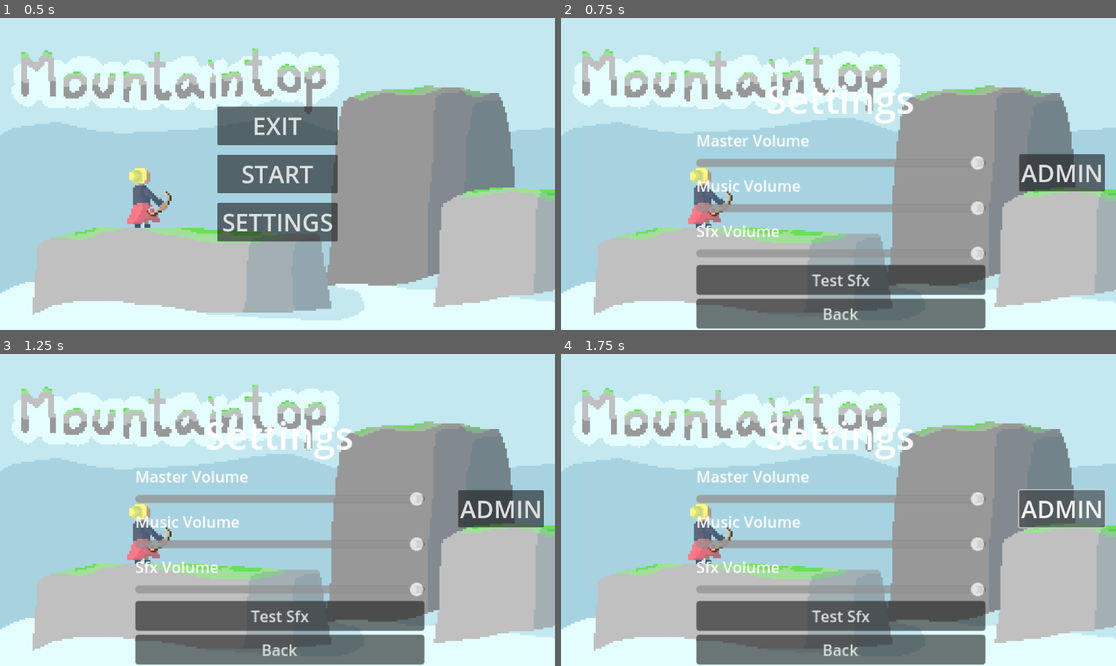
Above: before the commit, frames 1-4 (two rows, left to right).
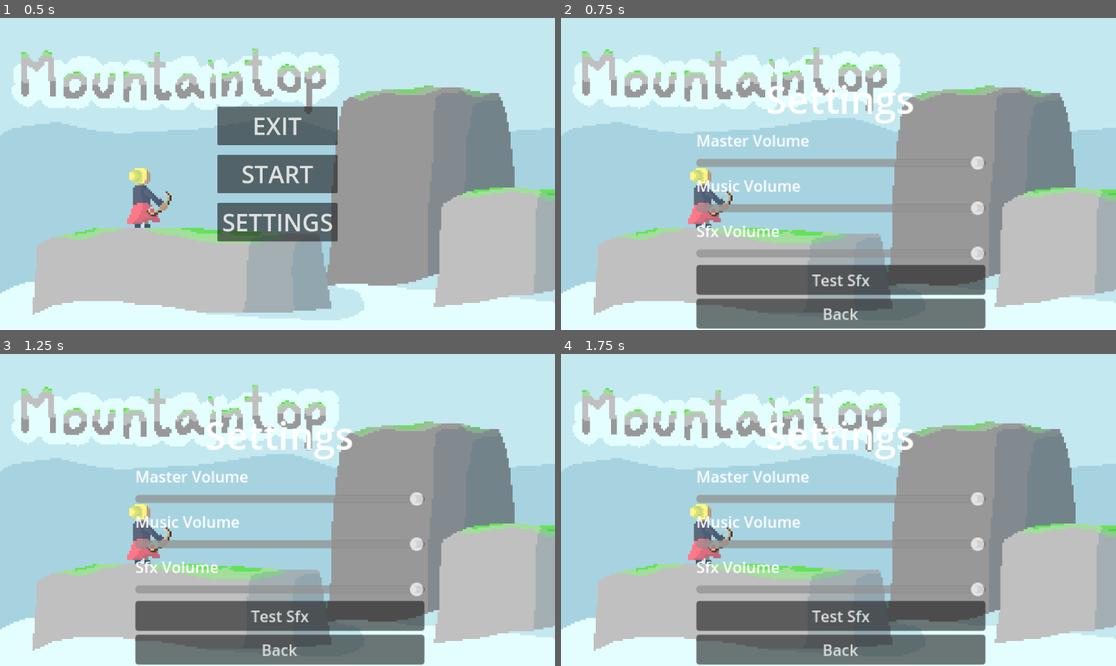
Above: after the commit, the same moments.

Repository: Kryzi/Eksamens-projekt
Game: Godot game, scene res://scenes/main_menu/main_menu.tscn
Two runs of this game, one before a commit and one after it. Both use one fixed random seed, a clock stepped at 60 frames per second and the inputs below. The engine's default icon, where the game draws it, is replaced by a stand-in: a white triangle on a blue panel in a dark square. Sound files missing from this copy of the repository are replaced by a short silence.
Inputs (mouse positions are in pixels of both pictures, inside the frame that each line leads up to; where the layout moved, square brackets give the same spot in the first picture):
- Up to frame 1 (0.5 s): no input
- Up to frame 2 (0.75 s): click "SETTINGS" at 0.5 s
- Up to frame 3 (1.25 s): no input
- Up to frame 4 (1.75 s): click (1032, 525) [1060, 510] at 1.25 s

Frame 1 is identical in both runs. In frame 2, 1.8% of the frame differs, in the area x 82-98%, y 43-56%; in frame 3, 1.8%; in frame 4, 1.9%, in the area x 82-99%, y 43-56%.

Commit message:
bill gates knap

Diff:
--- a/scenes/main/player.tscn
+++ b/scenes/main/player.tscn
@@ -24,14 +24,8 @@
 [ext_resource type="Texture2D" uid="uid://bapq1gfqn4obu" path="res://sprites/spiller/spiller-venstre_walk-1.png" id="16_xwamc"]
 [ext_resource type="Texture2D" uid="uid://bc4h84ngtv55m" path="res://sprites/spiller/spiller-venstre_walk-3.png" id="17_dhuxc"]
 [ext_resource type="PackedScene" uid="uid://bf082ldlxis2j" path="res://scenes/weapons/basic_knife/basic_knife.tscn" id="20_y8slu"]
-[ext_resource type="PackedScene" uid="uid://ca64n4anj8bud" path="res://scenes/weapons/water_staff/water_staff.tscn" id="21_ufdrw"]
 [ext_resource type="Script" path="res://scripts/ui/camera_2d.gd" id="21_xaw4o"]
 [ext_resource type="Script" path="res://scripts/weapons/reload_bar.gd" id="22_y1rj5"]
-[ext_resource type="PackedScene" uid="uid://d0v146npydiyy" path="res://scenes/weapons/boomerang/boomerang_weapon.tscn" id="23_unme0"]
-[ext_resource type="PackedScene" uid="uid://556qme2y04kq" path="res://scenes/weapons/fire_staff/fire_staff.tscn" id="25_7lfdu"]
-[ext_resource type="PackedScene" uid="uid://oruuej8gtlva" path="res://scenes/weapons/rock_guitar/rockguitar.tscn" id="26_3td7x"]
-[ext_resource type="PackedScene" uid="uid://d33m2ojb6s3r5" path="res://scenes/weapons/le/le.tscn" id="26_5rb1q"]
-[ext_resource type="PackedScene" uid="uid://c8qnpo7dkw86m" path="res://scenes/weapons/ice_cannon/ice_cannon.tscn" id="26_klgc6"]
 [ext_resource type="AudioStream" uid="uid://bpicuej6pb1f2" path="res://sounds/GedSlapSound.mp3" id="27_1juf4"]
 [ext_resource type="AudioStream" uid="uid://bdr76qsc0x73l" path="res://sounds/HitSound.mp3" id="28_dg55l"]
 
@@ -220,19 +214,6 @@
 
 [node name="BasicKnife" parent="Weapon" instance=ExtResource("20_y8slu")]
 
-[node name="rockguitar" parent="Weapon" instance=ExtResource("26_3td7x")]
-
-[node name="Le" parent="Weapon" instance=ExtResource("26_5rb1q")]
-
-[node name="IsKanon" parent="Weapon" instance=ExtResource("26_klgc6")]
-
-[node name="Water Staff" parent="Weapon" instance=ExtResource("21_ufdrw")]
-maxAmmo = 300
-
-[node name="Boomerang (weapon)" parent="Weapon" instance=ExtResource("23_unme0")]
-
-[node name="FireStaff" parent="Weapon" instance=ExtResource("25_7lfdu")]
-
 [node name="Damage" type="Area2D" parent="."]
 
 [node name="Hitbox" type="CollisionShape2D" parent="Damage"]
--- a/scenes/main_menu/settings.tscn
+++ b/scenes/main_menu/settings.tscn
@@ -1,10 +1,14 @@
-[gd_scene load_steps=6 format=3 uid="uid://c65cd31mjal7x"]
+[gd_scene load_steps=9 format=3 uid="uid://c65cd31mjal7x"]
 
 [ext_resource type="Script" path="res://scripts/main/main_menu/settings.gd" id="1_ptpxv"]
 [ext_resource type="Texture2D" uid="uid://bjwifun6vg0gl" path="res://sprites/main_menu/spiller_i_bjerglandskab.png" id="1_snejb"]
 [ext_resource type="Texture2D" uid="uid://gaccdbguqo75" path="res://sprites/main_menu/mountaintop_titel.png" id="2_7xytm"]
 [ext_resource type="AudioStream" uid="uid://dnsulxlnyiv1h" path="res://sounds/MenuMusik.mp3" id="4_ayu7r"]
 [ext_resource type="PackedScene" uid="uid://vliwu7hcfve1" path="res://scenes/main_menu/audiosetting.tscn" id="4_fw85q"]
+[ext_resource type="Texture2D" uid="uid://c0qivyuoa6e28" path="res://sprites/boss/gigaged/krop_venstre/gigaged-venstre_krop_idle-1_walk-1.png" id="6_vv258"]
+[ext_resource type="Texture2D" uid="uid://2ujos0rvxc8h" path="res://sprites/boss/gigaged/krop_venstre/gigaged-venstre_normal-hoved-ned_idle.png" id="7_bhenj"]
+
+[sub_resource type="StyleBoxEmpty" id="StyleBoxEmpty_ymyqj"]
 
 [node name="settings" type="Node"]
 script = ExtResource("1_ptpxv")
@@ -31,14 +35,15 @@
 anchor_top = 0.5
 anchor_right = 1.0
 anchor_bottom = 0.5
-offset_left = -201.0
-offset_top = -41.0
-offset_right = -23.0
-offset_bottom = 36.0
+offset_left = -205.0
+offset_top = 7.0
+offset_right = -135.0
+offset_bottom = 52.0
 grow_horizontal = 0
 grow_vertical = 2
 theme_override_font_sizes/font_size = 50
-text = "ADMIN"
+theme_override_styles/focus = SubResource("StyleBoxEmpty_ymyqj")
+flat = true
 
 [node name="MenuMusik" type="AudioStreamPlayer" parent="."]
 stream = ExtResource("4_ayu7r")
@@ -56,4 +61,18 @@
 offset_bottom = 55.0
 scale = Vector2(2, 2)
 
+[node name="Decoration" type="Node2D" parent="."]
+position = Vector2(1775, 525)
+scale = Vector2(2, 2)
+
+[node name="Krop" type="Sprite2D" parent="Decoration"]
+position = Vector2(-13, -4)
+texture = ExtResource("6_vv258")
+flip_h = true
+
+[node name="Hoved" type="Sprite2D" parent="Decoration"]
+position = Vector2(-13, -4)
+texture = ExtResource("7_bhenj")
+flip_h = true
+
 [connection signal="pressed" from="Admin" to="." method="_on_admin_pressed"]
--- a/scripts/main/main_menu/settings.gd
+++ b/scripts/main/main_menu/settings.gd
@@ -25,8 +25,12 @@
 			i = 0
 			logo_up = false
 
+
+
 func _on_admin_pressed() -> void:
-	pass # Replace with function body.
+	PlayerInfo.current_coins = 999999999
+	$Decoration/Hoved.texture = load("res://sprites/boss/gigaged/krop_venstre/gigaged-venstre_tramp1-hoved-venstre_angreb.png")
+
 
 
 func _on_back_pressed() -> void:
Not shown: 1 places in scenes/main/player.tscn that only renumber resources
